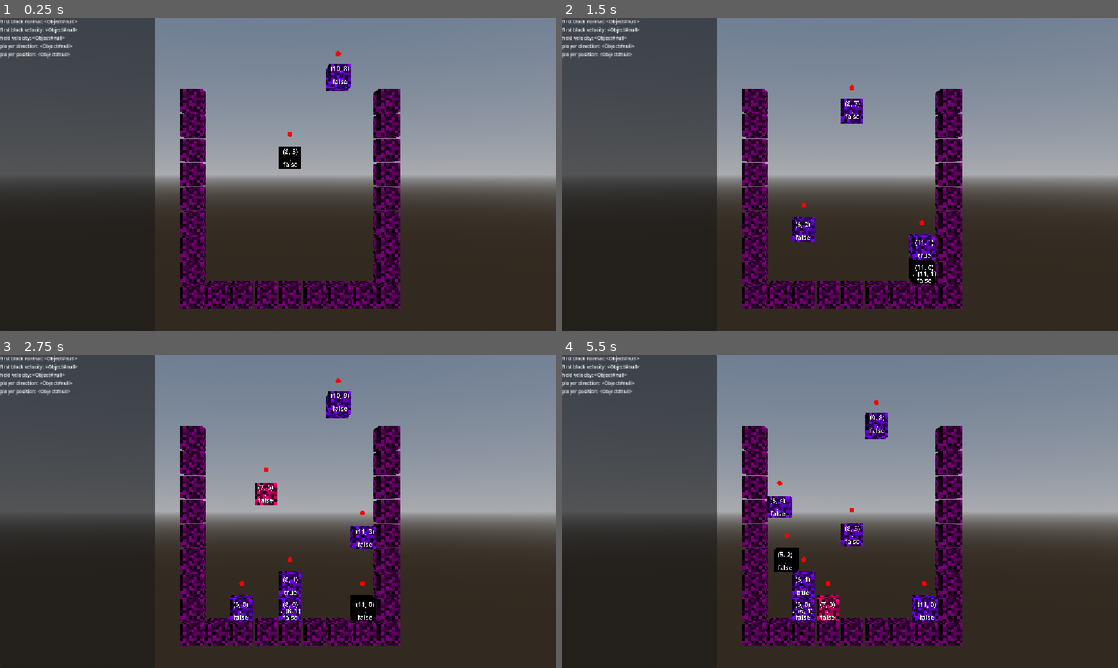
Above: before the commit, frames 1-4 (two rows, left to right).
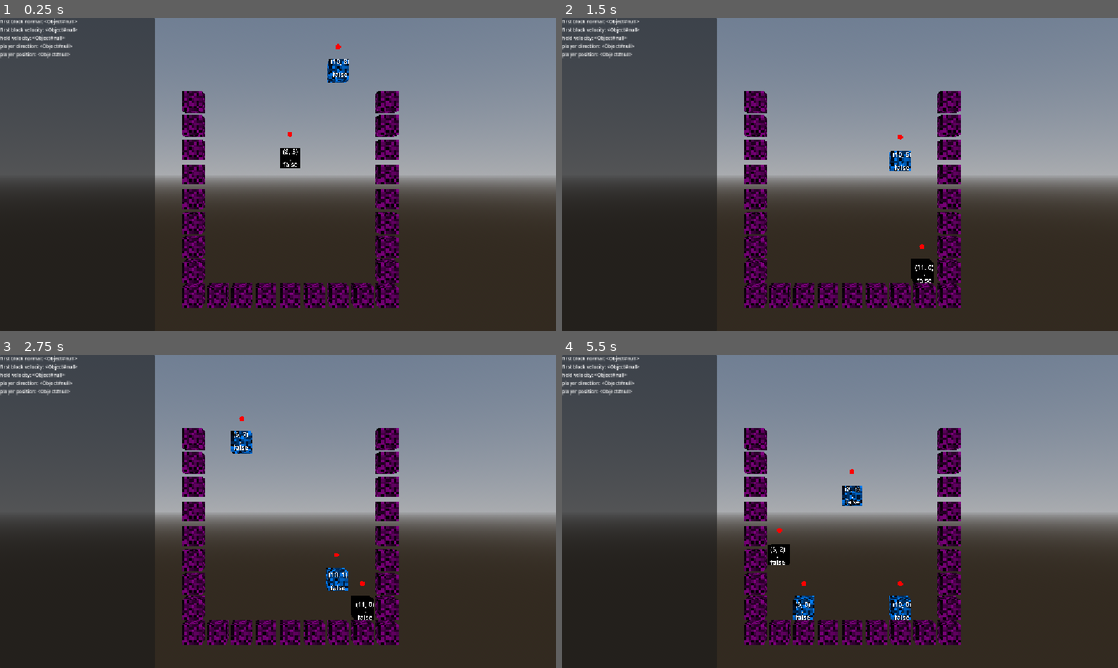
Above: after the commit, the same moments.

Repository: pinto-3d/woods
Game: Godot game, scene res://root.tscn
The game is run twice, just before and just after one commit, with the same random seed, the same clock (stepped at 60 frames per second) and the same inputs.
Inputs:
- Up to frame 1 (0.25 s): no input
- Up to frame 2 (1.5 s): hold D (right) 0.53-1.28 s; tap Shift (interact) at 0.6 s; tap Space (jump) at 0.77 s; tap L (place) at 0.8, 1.35 s; hold S (down) from 1.28 s (still down)
- Up to frame 3 (2.75 s): tap Space (jump) at 1.52 s; tap Shift (interact) at 1.55, 2.1 s; release S (down) at 2.03 s; hold D (right) from 2.03 s (still down); tap L (place) at 2.3 s
- Up to frame 4 (5.5 s): release D (right) at 2.78 s; hold W (up) 2.78-3.53 s; tap L (place) at 2.85, 3.8, 4.35, 5.3 s; tap Space (jump) at 3.02, 3.77, 4.52 s; tap Shift (interact) at 3.05, 3.6, 4.55, 5.1 s; hold A (left) 3.53-5.03 s; hold S (down) from 5.03 s (still down)

The runs differ from the first frame. In frame 1, 4.5% of the frame differs, in the area x 32-72%, y 8-93%; in frame 2, 5.4%; in frame 3, 6.5%; in frame 4, 7.1%, in the area x 32-72%, y 14-93%.
Error in both runs: Trying to assign value of type 'Node' to a variable of type 'Node3D'. (res://grid_manager.gd:28)

Commit message:
fixed mess of commits for grid snapping

Diff:
--- /dev/null
+++ b/woods/game_manager.gd
@@ -0,0 +1,22 @@
+extends Node3D
+class_name GameManager
+
+static var i: GameManager
+
+func _init() -> void:
+	if GameManager.i:
+		return
+	GameManager.i = self
+	pass
+
+var isDebug: bool = true
+var showDebugGrid: bool = false
+
+# Called when the node enters the scene tree for the first time.
+func _ready() -> void:
+	if GameManager.i != self:
+		return
+
+# Called every frame. 'delta' is the elapsed time since the previous frame.
+func _process(delta: float) -> void:
+	pass
--- a/woods/mesh/cube_mesh.tres
+++ b/woods/mesh/cube_mesh.tres
@@ -1,6 +1,24 @@
 [gd_resource type="ArrayMesh" format=4 uid="uid://cegd70padikxe"]
 
-[ext_resource type="Material" uid="uid://we15d5fe8o4e" path="res://materials/debug_player.tres" id="1_sq2i2"]
+[sub_resource type="StandardMaterial3D" id="StandardMaterial3D_jba7r"]
+resource_name = "Material"
+cull_mode = 2
+albedo_color = Color(0.9063318, 0.9063318, 0.9063318, 1)
+roughness = 0.5
+
+[sub_resource type="ArrayMesh" id="ArrayMesh_sq2i2"]
+_surfaces = [{
+"aabb": AABB(-0.5, -0.5, -0.5, 1, 1, 1),
+"format": 34896613377,
+"index_count": 36,
+"index_data": PackedByteArray("AAABAAIAAwACAAEAAAAEAAEAAwAFAAIABQAAAAIABgAEAAAABQAGAAAABwABAAQABwADAAEABgAHAAQABQADAAcABQAHAAYA"),
+"name": "Material",
+"primitive": 3,
+"uv_scale": Vector4(0, 0, 0, 0),
+"vertex_count": 8,
+"vertex_data": PackedByteArray("/////wAAAAAAAP////8AAAAA//8AAAAAAAAAAP//AAD///////8AAAAAAAAAAAAA//8AAAAAAAD//wAA//8AAA==")
+}]
+blend_shape_mode = 0
 
 [resource]
 resource_name = "cube_Cube"
@@ -10,7 +28,7 @@
 "format": 34896613399,
 "index_count": 36,
 "index_data": PackedByteArray("AAABAAIAAAADAAEABAAFAAYABAAHAAUACAAJAAoACAALAAkADAANAA4ADAAPAA0AEAARABIAEAATABEAFAAVABYAFAAXABUA"),
-"material": ExtResource("1_sq2i2"),
+"material": SubResource("StandardMaterial3D_jba7r"),
 "name": "Material",
 "primitive": 3,
 "uv_scale": Vector4(0, 0, 0, 0),
@@ -18,3 +36,4 @@
 "vertex_data": PackedByteArray("/////wAA/78AAP//////vwAA//8AAP+//////////7///wAA//8AgAAA/////wCA////////AIAAAAAA//8AgAA …(299 unchanged characters)…
 }]
 blend_shape_mode = 0
+shadow_mesh = SubResource("ArrayMesh_sq2i2")
--- a/woods/root.tscn
+++ b/woods/root.tscn
@@ -1,6 +1,7 @@
 [gd_scene format=3 uid="uid://bugyqet37rfxl"]
 
 [ext_resource type="PackedScene" uid="uid://7leje722w1w6" path="res://entity/player/player.tscn" id="1_pyidc"]
+[ext_resource type="Script" uid="uid://chgaug0vb25la" path="res://game_manager.gd" id="2_l8v81"]
 [ext_resource type="Script" uid="uid://joq0fup114d2" path="res://scripts/level_manager.gd" id="2_vvh5c"]
 [ext_resource type="Script" uid="uid://cajsvalmbtbsa" path="res://scripts/node_spawner.gd" id="3_vvh5c"]
 [ext_resource type="Script" uid="uid://k35s75eptaba" path="res://grid_manager.gd" id="5_jnlp7"]
@@ -27,6 +28,9 @@
 
 [node name="GridManager" type="Node3D" parent="." unique_id=624511250 groups=["grid_manager"]]
 script = ExtResource("5_jnlp7")
+
+[node name="GameManager" type="Node3D" parent="." unique_id=1562308056]
+script = ExtResource("2_l8v81")
 
 [node name="ui" type="CanvasLayer" parent="." unique_id=1983218638]
 
--- /dev/null
+++ b/woods/scripts/debug_values.gd
@@ -0,0 +1,60 @@
+extends Panel
+
+var label:Label
+@export var dictDebugValues: Dictionary[String, String] = {}
+
+# Called when the node enters the scene tree for the first time.
+func _ready() -> void:
+	label = $Label
+	pass # Replace with function body.
+
+
+func _process(delta: float) -> void:
+	label.text = ""
+
+	for key in dictDebugValues:
+		var variables = dictDebugValues[key].split(".")
+		var current_value = get_tree().root.get_child(0).get_node(variables[0])
+		variables.remove_at(0)
+
+		for variable in variables:
+			if variable.begins_with("get_child(") and variable.ends_with(")"):
+				var index_str = variable.trim_prefix("get_child(").trim_suffix(")")
+
+				if not index_str.is_valid_int():
+					break
+
+				var index = int(index_str)
+
+				if current_value is Node:
+					if index < 0 or index >= current_value.get_child_count():
+						break
+					current_value = current_value.get_child(index)
+				else:
+					break
+
+			elif current_value is Dictionary:
+				if not current_value.has(variable):
+					break
+				current_value = current_value[variable]
+
+			elif current_value is Array:
+				if not variable.is_valid_int():
+					break
+
+				var index = int(variable)
+
+				if index < 0 or index >= current_value.size():
+					break
+
+				current_value = current_value[index]
+
+			elif current_value is Object:
+				if not variable in current_value:
+					break
+				current_value = current_value.get(variable)
+
+			else:
+				break
+
+		label.text += key + ": " + str(current_value) + "\n"
--- a/woods/scripts/entity.gd
+++ b/woods/scripts/entity.gd
@@ -15,7 +15,7 @@
 var GRAVITY: float = 10.0;
 var GRAVITY_DIRECTION: Vector3 = Vector3.DOWN;
 var hasLinearGravity: bool = true
-var LINEAR_GRAVITY_MAX: float = 10;
+var LINEAR_GRAVITY_MAX: float = 3;
 const MIN_VELOCITY: float = 0.01
 
 var THROW_VELOCITY: Vector2 = Vector2(3, 6)
@@ -55,6 +55,7 @@
 
 var direction: RelativeDirection = RelativeDirection.RIGHT
 
+var isRegisteredToGrid: bool = false
 signal entityGridUpdate(entity: Entity, pos: Vector2)
 
 func _init() -> void:
@@ -63,18 +64,22 @@
 func _ready() -> void:
 	col = get_node_or_null("CollisionShape3D")
 	mesh = get_node_or_null("MeshInstance3D")
+	if mesh:
+		if GameManager.i.isDebug:
+			mesh.scale = Vector3.ONE * 0.8
+			pass
+
 	holdPoint = get_node_or_null("HoldPoint")
 	if holdPoint:
 		holdPoint.position.y = HOLD_POINT_Y_OFFSET
 	if self is Player:
 		pass
 	if self is not ImmovableBlock:
-		#debugGridPosition = await NodeSpawner.spawn(debugCubeScene, get_tree())
-		#debugGridPosition.reparent(self, false)
-		#debugGridPosition.position = position
-		pass
-	if mesh:
-		mesh.scale *= 0.9
+		if GameManager.i.showDebugGrid:
+			debugGridPosition = await NodeSpawner.spawn(debugCubeScene, get_tree())
+			debugGridPosition.reparent(self, false)
+			debugGridPosition.position = position
+		pass
 
 	debugLabel3d = get_node_or_null("DebugLabel3D")
 	pass
@@ -138,6 +143,7 @@
 				if velocity.y < -LINEAR_GRAVITY_MAX:
 					velocity.y = -LINEAR_GRAVITY_MAX
 					pass
+
 	move(delta)
 	global_position.z = 0
 
@@ -176,17 +182,38 @@
 		if info.normal.y > 0:
 			if self is not Character:
 				if info.entity is Entity:
-					(info.entity as Entity).get_highest_held_entity().pickup(self)
 					if info.entity is ImmovableBlock:
-						GridManager.i.snap_entity_to_grid(self)
-						self.velocity = Vector3.ZERO
-						pass
+						if is_above_entity(info.entity):
+							GridManager.i.snap_entity_to_grid(self)
+							self.velocity = Vector3.ZERO
+					else:
+						var highest = (info.entity as Entity).get_highest_held_entity()
+						if not highest.isHolding:
+							if is_above_entity(highest):
+								highest.pickup(self)
+								self.velocity = Vector3.ZERO
+							else:
+								GridManager.i.snap_entity_to_grid(self)
+								self.velocity.x = 0
 
 		#if normal.x != 0:
 			#if not isHeld:
 				#velocity.y = 0
 			#pass
 	pass
+
+func is_above_entity(entity: Entity):
+	var selfgrid: Vector2i = GridManager.i.get_grid_pos_of_entity(self)
+	var othergrid = null
+	if entity.isRegisteredToGrid:
+		othergrid = GridManager.i.get_grid_pos_of_entity(entity)
+	else:
+		othergrid = Vector2i(round(entity.global_position.x), round(entity.global_position.y))
+		pass
+	if selfgrid.x == othergrid.x:
+		if selfgrid.y == othergrid.y+1 or selfgrid.y == othergrid.y:
+			return true
+	return false
 
 func move(delta: float):
 	var preCollisionVelocity: Vector3 = velocity
@@ -232,6 +259,7 @@
 func set_as_not_held():
 	hasLinearGravity = false;
 	col.disabled = false
+
 	holder = null
 	isHeld = false
 	reparent(GridManager.i.root, true)
@@ -272,9 +300,7 @@
 func update_collider():
 	var highest: Entity = get_highest_held_entity()
 	var lowest: Entity = get_lowest_held_entity()
-
 	var colShape = BasicBoxCollisionShape.duplicate()
-
 	var diff = highest.global_position.y - lowest.global_position.y
 	var colSize = (highest.col.shape as BoxShape3D).size.y
 	colShape.size.y = colSize + diff
@@ -290,12 +316,12 @@
 	col.position.y = 0
 	pass
 
-
 func put_down(velocity: Vector2):
 	if heldEntity:
 		heldEntity.set_as_not_held()
 		heldEntity.velocity = Vector3(velocity.x, velocity.y, 0)
 	set_is_not_holding()
+	pass
 
 
 func throw(dir: Vector2):
--- /dev/null
+++ b/woods/scripts/grid_manager.gd
@@ -0,0 +1,153 @@
+extends Node3D
+class_name GridManager
+
+static var i: GridManager
+
+
+var root: Node3D
+
+const BLOCK_SIZE: float = 1.0
+const OFFSET: Vector2 = Vector2(0, 0)
+const Z_OFFSET: float = 0
+
+var MATCH_NUM: int = 4;
+
+var dictGrid2Entity: Dictionary[Vector2i, Entity] = {}
+var dictEntity2Grid: Dictionary[Entity, Vector2i] = {}
+
+func _init() -> void:
+	if GridManager.i:
+		return
+	GridManager.i = self
+	pass
+
+# Called when the node enters the scene tree for the first time.
+func _ready() -> void:
+	if GridManager.i != self:
+		return
+	root = get_tree().root.get_child(0)
+
+func _process(delta: float) -> void:
+	pass
+
+func clear():
+	dictGrid2Entity.clear()
+	dictEntity2Grid.clear()
+	pass
+
+func position_to_grid(pos) -> Vector2i:
+	pos /= BLOCK_SIZE
+	return Vector2(round(pos.x), round(pos.y)) + OFFSET
+func grid_to_position(grid:Vector2) -> Vector3:
+	grid *= BLOCK_SIZE
+	grid += OFFSET
+	return Vector3(grid.x, grid.y, Z_OFFSET)
+
+func get_entity_at_grid_pos(pos: Vector2i):
+	if dictGrid2Entity.has(pos):
+		return dictGrid2Entity[pos]
+	return null
+func get_grid_pos_of_entity(entity: Entity):
+	if dictEntity2Grid.has(entity):
+		return dictEntity2Grid[entity]
+	return null
+
+func get_entity_round_global_pos(entity: Entity):
+	var v2 = GridManager.i.get_grid_pos_of_entity(entity)
+	if v2:
+		return GridManager.i.grid_to_position(v2)
+	return null
+
+func snap_entity_to_grid(entity:Entity):
+	if entity:
+		var v3 = get_entity_round_global_pos(entity)
+		if v3:
+			entity.global_position = v3
+			_entity_update(entity, entity.global_position)
+	pass
+
+func register_entity(entity: Entity):
+	entity.entityGridUpdate.connect(_entity_update)
+	entity.isRegisteredToGrid = true
+	pass
+
+func deregister_entity(entity: Entity):
+	entity.entityGridUpdate.disconnect(_entity_update)
+	var v2: Vector2i = dictEntity2Grid[entity]
+	dictGrid2Entity.erase(v2)
+	dictEntity2Grid.erase(entity)
+	entity.erase()
+	pass
+
+func _does_block_match(entity, tint: Color) -> bool:
+	if entity:
+		if "TINT" in entity:
+			if entity.TINT == tint:
+				return true
+	return false
+
+func _check_tints_in_direction(tint: Color, start: Vector2i, direction: Vector2i) -> Array[Vector2i]:
+	var turns: int = 0
+	var continuing: bool = true
+	var curEraseList: Array[Vector2i] = []
+	var cursor: Vector2i = start
+
+	while continuing:
+		var curEntity = get_entity_at_grid_pos(cursor)
+		if !_does_block_match(curEntity, tint):
+			if turns == 0:
+				direction *= -1
+				cursor = start
+			else:
+				continuing = false
+				break
+			turns += 1
+		else:
+			curEraseList.append(cursor)
+		cursor += direction
+	if curEraseList.size() >= MATCH_NUM:
+		return curEraseList
+	return []
+
+func _adjust_changed_entity(entity):
+	if not entity is Block:
+		return
+	var block: Block = entity
+	var tint: Color = block.TINT
+	var v2: Vector2i = dictEntity2Grid[entity]
+
+	var eraseList: Array[Vector2i] = []
+	#horizontal
+	var cursor: Vector2i = dictEntity2Grid[entity]
+	eraseList.append_array(_check_tints_in_direction(tint, dictEntity2Grid[entity], Vector2(1,0)))
+	eraseList.append_array(_check_tints_in_direction(tint, dictEntity2Grid[entity], Vector2(0,1)))
+	eraseList.append_array(_check_tints_in_direction(tint, dictEntity2Grid[entity], Vector2(1,1)))
+	eraseList.append_array(_check_tints_in_direction(tint, dictEntity2Grid[entity], Vector2(-1,1)))
+
+	for erasePos in eraseList:
+		if dictGrid2Entity.has(erasePos):
+			deregister_entity(dictGrid2Entity[erasePos])
+		else:
+			pass
+		pass
+	pass
+
+func _entity_update(entity: Entity, pos):
+	if pos is Vector3:
+		pos = position_to_grid(pos)
+		pass
+	if entity is Player:
+		pass
+	var prevPos = null
+	if dictEntity2Grid.has(entity):
+		prevPos = dictEntity2Grid[entity]
+		if dictGrid2Entity.has(dictEntity2Grid[entity]):
+			if dictGrid2Entity[dictEntity2Grid[entity]] == entity:
+				dictGrid2Entity.erase(dictEntity2Grid[entity])
+	dictEntity2Grid[entity] = pos
+	dictGrid2Entity[pos] = entity
+
+	if prevPos != pos:
+		_adjust_changed_entity(entity)
+		pass
+	pass
--- a/woods/scripts/level_manager.gd
+++ b/woods/scripts/level_manager.gd
@@ -29,7 +29,7 @@
 
 var availableColors: Array[BlockColor] = [
 	BlockColor.RED,
-	BlockColor.PINK
+	BlockColor.BLUE
 ]
 
 static var i: LevelManager
@@ -42,7 +42,7 @@
 var basicBlockScene: PackedScene = load("res://entity/block/basic_block.tscn")
 
 var blockTimer: float = 0.0
-var TIME_BT_BLOCKS: float = 0.5
+var TIME_BT_BLOCKS: float = 2
 
 var topLeft: Vector2:
 	get:
Not shown, added: woods/game_manager.gd.uid
Not shown: 1 places in woods/mesh/skinny_player_cube_mesh.tres that only renumber resources
Not shown, added: woods/scripts/debug_values.gd.uid
Not shown, added: woods/scripts/grid_manager.gd.uid
